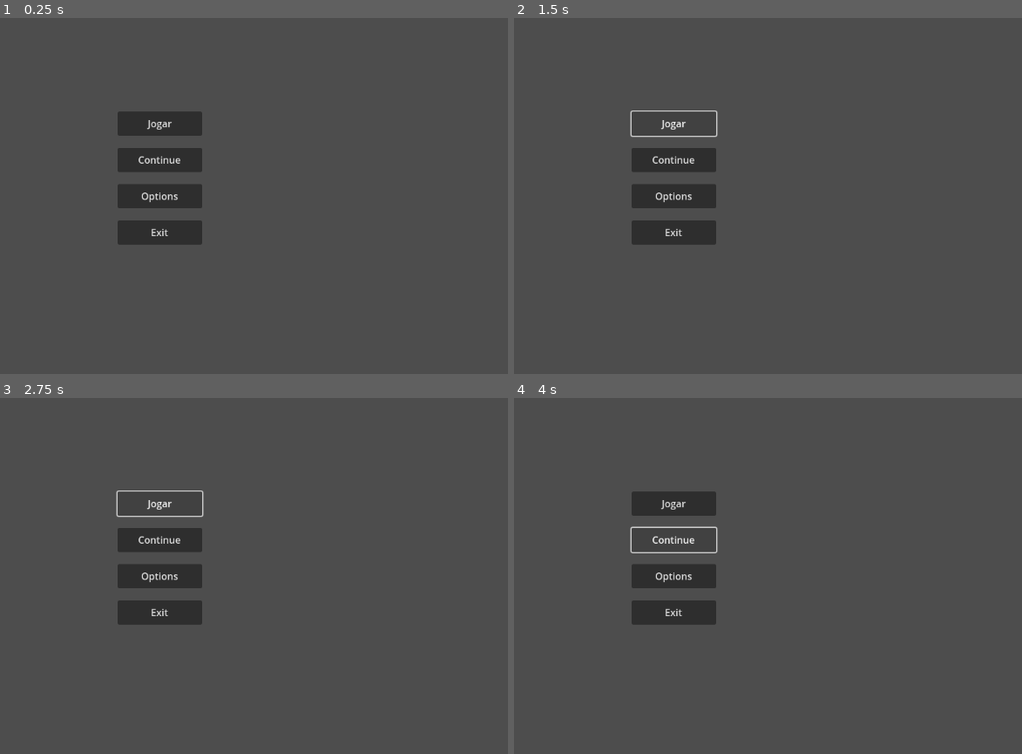
Above: before the commit, frames 1-4 (two rows, left to right).
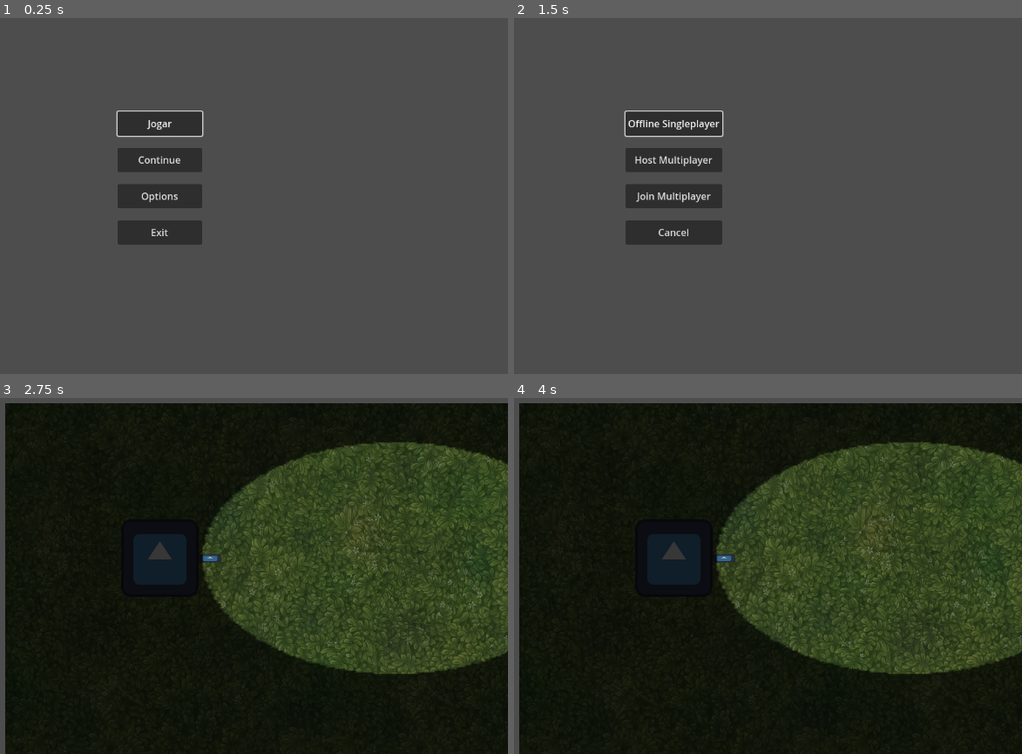
Above: after the commit, the same moments.

Repository: 98PASS/Multiplayer2D-Arena
Game: Godot game, scene res://Menus/Principal/MainMenu.tscn
Same seed, same stepped clock (60 frames per second), same inputs: the game is played once before the commit and once after it. The engine's default icon, where the game draws it, is replaced by a stand-in: a white triangle on a blue panel in a dark square.
Inputs (mouse positions are in pixels of both pictures, inside the frame that each line leads up to):
- Up to frame 1 (0.25 s): no input
- Up to frame 2 (1.5 s): click "Options" at 0.5 s; click "Jogar" at 1.25 s
- Up to frame 3 (2.75 s): click (157, 504) at 2 s, where only the run after the commit has a clickable "Offline Singleplayer"
- Up to frame 4 (4 s): click (671, 504) at 2.75 s, where only the run before the commit has a clickable "Jogar"; click (671, 540) at 3.5 s, where only the run before the commit has a clickable "Continue"

The runs differ from the first frame. In frame 1, 0.2% of the frame differs, in the area x 22-41%, y 25-34%; in frame 2, 1.3%; in frame 3, 97%; in frame 4, 97%, in the area x 1-100%, y 1-100%.

Commit message:
Upgrade No Player, Iluminação e Sistemas de Armas

Diff:
--- a/Cenarios/Jardim/Jardim.tscn
+++ /dev/null
@@ -1,11 +0,0 @@
-[gd_scene load_steps=2 format=3 uid="uid://4r3btt43ner3"]
-
-[ext_resource type="Script" uid="uid://b56ebcvbtrhep" path="res://Cenarios/Jardim/jardim.gd" id="1_nipn4"]
-
-[node name="Jardim" type="Node2D"]
-script = ExtResource("1_nipn4")
-
-[node name="Players" type="Node" parent="."]
-unique_name_in_owner = true
-
-[node name="Zones" type="Node" parent="."]
--- /dev/null
+++ b/GameComposition/Cenas e Níveis/Jardim/Jardim.tscn
@@ -0,0 +1,74 @@
+[gd_scene load_steps=5 format=3 uid="uid://4r3btt43ner3"]
+
+[ext_resource type="Script" uid="uid://b56ebcvbtrhep" path="res://GameComposition/Cenas e Níveis/Jardim/jardim.gd" id="1_nipn4"]
+[ext_resource type="Texture2D" uid="uid://7oeqqvyc2x0s" path="res://GameComposition/Arte/Textures/grass_01.png" id="2_vi4bl"]
+[ext_resource type="Texture2D" uid="uid://bbkd1mvunx4w3" path="res://icon.svg" id="3_mdeew"]
+
+[sub_resource type="OccluderPolygon2D" id="OccluderPolygon2D_a15gj"]
+polygon = PackedVector2Array(-56, -61.44, 56, -61.44, 56, 60.16, -52, 60.16)
+
+[node name="Jardim" type="Node2D"]
+script = ExtResource("1_nipn4")
+
+[node name="Players" type="Node" parent="."]
+unique_name_in_owner = true
+
+[node name="Zones" type="Node" parent="."]
+
+[node name="TextureRect" type="TextureRect" parent="."]
+anchors_preset = 15
+anchor_right = 1.0
+anchor_bottom = 1.0
+offset_left = -256.0
+offset_top = -256.0
+offset_right = 1492.0
+offset_bottom = 968.0
+grow_horizontal = 2
+grow_vertical = 2
+size_flags_horizontal = 3
+size_flags_vertical = 3
+texture = ExtResource("2_vi4bl")
+stretch_mode = 1
+
+[node name="CanvasModulate" type="CanvasModulate" parent="."]
+color = Color(0.215902, 0.215902, 0.215902, 1)
+
+[node name="Obstáculo" type="StaticBody2D" parent="."]
+position = Vector2(351, 468)
+scale = Vector2(0.5, 0.78125)
+
+[node name="CollisionPolygon2D" type="CollisionPolygon2D" parent="Obstáculo"]
+polygon = PackedVector2Array(59.1, -64, -59, -64, -63.8, -59, -64, 61, -60.3, 64, 59.6, 64, 63.9, 59, 64, -61.1)
+
+[node name="Icon" type="Sprite2D" parent="Obstáculo"]
+texture = ExtResource("3_mdeew")
+
+[node name="LightOccluder2D" type="LightOccluder2D" parent="Obstáculo"]
+occluder = SubResource("OccluderPolygon2D_a15gj")
+
+[node name="Obstáculo2" type="StaticBody2D" parent="."]
+position = Vector2(496, 467)
+scale = Vector2(0.5, 0.78125)
+
+[node name="CollisionPolygon2D" type="CollisionPolygon2D" parent="Obstáculo2"]
+polygon = PackedVector2Array(59.1, -64, -59, -64, -63.8, -59, -64, 61, -60.3, 64, 59.6, 64, 63.9, 59, 64, -61.1)
+
+[node name="Icon" type="Sprite2D" parent="Obstáculo2"]
+texture = ExtResource("3_mdeew")
+
+[node name="LightOccluder2D" type="LightOccluder2D" parent="Obstáculo2"]
+occluder = SubResource("OccluderPolygon2D_a15gj")
+
+[node name="Obstáculo3" type="StaticBody2D" parent="."]
+position = Vector2(709, 477)
+rotation = 0.680565
+scale = Vector2(0.5, 0.78125)
+
+[node name="CollisionPolygon2D" type="CollisionPolygon2D" parent="Obstáculo3"]
+polygon = PackedVector2Array(59.1, -64, -59, -64, -63.8, -59, -64, 61, -60.3, 64, 59.6, 64, 63.9, 59, 64, -61.1)
+
+[node name="Icon" type="Sprite2D" parent="Obstáculo3"]
+texture = ExtResource("3_mdeew")
+
+[node name="LightOccluder2D" type="LightOccluder2D" parent="Obstáculo3"]
+occluder = SubResource("OccluderPolygon2D_a15gj")
--- /dev/null
+++ b/GameComposition/Som/GlobalAudio.tscn
@@ -0,0 +1,6 @@
+[gd_scene load_steps=2 format=3 uid="uid://wl7obqtr6ur3"]
+
+[ext_resource type="AudioStream" uid="uid://ck4k1k31movpi" path="res://GameComposition/Som/MenuSelection.wav" id="1_uqb1x"]
+
+[node name="GlobalAudio" type="AudioStreamPlayer"]
+stream = ExtResource("1_uqb1x")
--- /dev/null
+++ b/Menus/Network/Netplay.tscn
@@ -0,0 +1,51 @@
+[gd_scene load_steps=2 format=3 uid="uid://cendrc5eor65o"]
+
+[ext_resource type="Script" uid="uid://dgnvnspihoatj" path="res://Menus/Network/netplay.gd" id="1_ew7x7"]
+
+[node name="Netplay" type="Control"]
+layout_mode = 3
+anchors_preset = 15
+anchor_right = 1.0
+anchor_bottom = 1.0
+grow_horizontal = 2
+grow_vertical = 2
+size_flags_horizontal = 3
+size_flags_vertical = 3
+script = ExtResource("1_ew7x7")
+
+[node name="VBoxContainer" type="VBoxContainer" parent="."]
+layout_mode = 1
+anchors_preset = 13
+anchor_left = 0.5
+anchor_right = 0.5
+anchor_bottom = 1.0
+grow_horizontal = 2
+grow_vertical = 2
+theme_override_constants/separation = 20
+alignment = 1
+
+[node name="Button_Offline" type="Button" parent="VBoxContainer"]
+custom_minimum_size = Vector2(140, 40)
+layout_mode = 2
+text = "Offline Singleplayer"
+
+[node name="Button_Host" type="Button" parent="VBoxContainer"]
+custom_minimum_size = Vector2(140, 40)
+layout_mode = 2
+text = "Host Multiplayer"
+
+[node name="Button_Join" type="Button" parent="VBoxContainer"]
+custom_minimum_size = Vector2(140, 40)
+layout_mode = 2
+text = "Join Multiplayer"
+
+[node name="Button_Cancel" type="Button" parent="VBoxContainer"]
+custom_minimum_size = Vector2(140, 40)
+layout_mode = 2
+text = "Cancel
+"
+
+[connection signal="pressed" from="VBoxContainer/Button_Offline" to="." method="_on_button_offline_pressed"]
+[connection signal="pressed" from="VBoxContainer/Button_Host" to="." method="_on_button_host_pressed"]
+[connection signal="pressed" from="VBoxContainer/Button_Join" to="." method="_on_button_join_pressed"]
+[connection signal="pressed" from="VBoxContainer/Button_Cancel" to="." method="_on_button_cancel_pressed"]
--- /dev/null
+++ b/Menus/Network/netplay.gd
@@ -0,0 +1,20 @@
+extends Control
+@onready var button_offline: Button = $VBoxContainer/Button_Offline
+
+func _ready() -> void:
+	button_offline.grab_focus()
+
+func _on_button_offline_pressed() -> void:
+	get_tree().change_scene_to_file("res://GameComposition/Cenas e Níveis/Jardim/Jardim.tscn")
+
+
+func _on_button_host_pressed() -> void:
+	pass # Replace with function body.
+
+
+func _on_button_join_pressed() -> void:
+	pass # Replace with function body.
+
+
+func _on_button_cancel_pressed() -> void:
+	get_tree().change_scene_to_file("res://Menus/Principal/MainMenu.tscn")
--- a/Menus/Principal/MainMenu.tscn
+++ b/Menus/Principal/MainMenu.tscn
@@ -21,6 +21,7 @@
 anchor_bottom = 1.0
 grow_horizontal = 2
 grow_vertical = 2
+focus_mode = 2
 theme_override_constants/separation = 20
 alignment = 1
 
--- a/Menus/Principal/main_menu.gd
+++ b/Menus/Principal/main_menu.gd
@@ -1,8 +1,13 @@
 extends Control
+@onready var button_play: Button = $VBoxContainer/Button_Play
 
+func _ready() -> void:
+	button_play.grab_focus()
+	for child in $VBoxContainer.get_children():
+		child.connect('pressed',_click_sound)
 
 func _on_button_play_pressed() -> void:
-	pass # Replace with function body.
+	get_tree().change_scene_to_file("res://Menus/Network/Netplay.tscn")
 
 
 func _on_button_continue_pressed() -> void:
@@ -15,3 +20,6 @@
 
 func _on_button_exit_pressed() -> void:
 	get_tree().quit()
+
+func _click_sound()->void:
+	GlobalAudio.play()
--- a/Player/Player2D.tscn
+++ b/Player/Player2D.tscn
@@ -1,7 +1,35 @@
-[gd_scene load_steps=5 format=3 uid="uid://y50dnebor3f0"]
+[gd_scene load_steps=8 format=3 uid="uid://y50dnebor3f0"]
 
 [ext_resource type="Script" uid="uid://dfa7cau2mc0gi" path="res://Player/player_2d.gd" id="1_3t0ph"]
 [ext_resource type="Texture2D" uid="uid://bbkd1mvunx4w3" path="res://icon.svg" id="2_72vrr"]
+[ext_resource type="Texture2D" uid="uid://jebpy73q7kjx" path="res://GameComposition/Arte/Textures/FlashLight_LightB.png" id="3_72vrr"]
+[ext_resource type="AudioStream" uid="uid://5q6rb5n7d3gh" path="res://GameComposition/Som/Weapons/pistol.wav" id="3_r5ttc"]
+
+[sub_resource type="GDScript" id="GDScript_72vrr"]
+script/source = "extends Node2D
+const bullet_scene = preload(\"res://Player/Weapons/Pistol/PistolBullet.tscn\")
+@onready var weapon_sounds: AudioStreamPlayer2D = $WeaponSounds
+var in_cooldown = false
+var cooldown_time = .75
+@onready var timer: Timer = $Timer
+
+func _ready() -> void:
+	timer.wait_time = cooldown_time
+	timer.connect('timeout',_timer_done)
+
+func fire():
+	if not in_cooldown:
+		in_cooldown = true
+		var bullet_instance = bullet_scene.instantiate()
+		bullet_instance.global_position = global_position
+		bullet_instance.rotation = global_rotation
+		get_tree().root.add_child(bullet_instance)
+		weapon_sounds.play()
+		timer.start()
+
+func _timer_done():
+	in_cooldown=false
+"
 
 [sub_resource type="RectangleShape2D" id="RectangleShape2D_r5ttc"]
 size = Vector2(100, 100)
@@ -20,11 +48,38 @@
 
 [node name="Player2d" type="CharacterBody2D"]
 script = ExtResource("1_3t0ph")
+weight = 0.05
+
+[node name="WeaponSlot" type="Node2D" parent="."]
+unique_name_in_owner = true
+z_index = 1
+position = Vector2(103, 0)
+scale = Vector2(1, 1)
+script = SubResource("GDScript_72vrr")
+
+[node name="Sprite2D" type="Sprite2D" parent="WeaponSlot"]
+position = Vector2(-20.0799, 0.280051)
+scale = Vector2(0.280001, 0.0981258)
+texture = ExtResource("2_72vrr")
+
+[node name="WeaponSounds" type="AudioStreamPlayer2D" parent="WeaponSlot"]
+stream = ExtResource("3_r5ttc")
+
+[node name="Timer" type="Timer" parent="WeaponSlot"]
+
+[node name="FlashLight" type="PointLight2D" parent="."]
+unique_name_in_owner = true
+position = Vector2(70, 0)
+scale = Vector2(5, 3)
+energy = 0.5
+shadow_enabled = true
+texture = ExtResource("3_72vrr")
+offset = Vector2(64, 0)
 
 [node name="Sprite2D" type="Sprite2D" parent="."]
 texture = ExtResource("2_72vrr")
 
-[node name="CollisionShape2D" type="CollisionShape2D" parent="."]
+[node name="BodyColision" type="CollisionShape2D" parent="."]
 shape = SubResource("RectangleShape2D_r5ttc")
 
 [node name="Camera2D" type="Camera2D" parent="."]
--- /dev/null
+++ b/Player/Weapons/Pistol/PistolBullet.tscn
@@ -0,0 +1,19 @@
+[gd_scene load_steps=3 format=3 uid="uid://qr5hjryygom0"]
+
+[ext_resource type="Texture2D" uid="uid://bbkd1mvunx4w3" path="res://icon.svg" id="1_hi7rx"]
+
+[sub_resource type="GDScript" id="GDScript_hi7rx"]
+script/source = "extends Node2D
+
+var speed = 3000
+
+func _physics_process(delta: float) -> void:
+	position+=transform.x*speed*delta
+"
+
+[node name="PistolBullet" type="Node2D"]
+script = SubResource("GDScript_hi7rx")
+
+[node name="Icon" type="Sprite2D" parent="."]
+scale = Vector2(0.2, 0.05)
+texture = ExtResource("1_hi7rx")
--- a/Player/player_2d.gd
+++ b/Player/player_2d.gd
@@ -1,11 +1,27 @@
 extends CharacterBody2D
 
 #@export var vision_range : float = 1000
-const SPEED = 300.0
-const JUMP_VELOCITY = -400.0
+@export var SPEED = 150.0
+@onready var flashlight: PointLight2D = %FlashLight
+@onready var weapon_slot: Node2D = %WeaponSlot
+@export var weight :=.5
+const item_distance := 80
+
+func _physics_process(delta: float) -> void:
+	var move_direction := Vector2(Input.get_axis("Analog_L_Left", "Analog_L_Right"),Input.get_axis('Analog_L_Up','Analog_L_Down')).normalized()
+	var aim_direction := Vector2(Input.get_axis("Analog_R_Left", "Analog_R_Right"),Input.get_axis('Analog_R_Up','Analog_R_Down')).normalized()
+
+	if aim_direction:
+		rotation = lerp_angle(rotation,aim_direction.angle(),weight)
+		#flashlight.rotation = aim_direction.angle()
+		#flashlight.position = aim_direction*item_distance
+		#weapon_slot.rotation = aim_direction.angle()
+		#weapon_slot.position = aim_direction*item_distance
 
 
-func _physics_process(delta: float) -> void:
-	var direction := Vector2 (Input.get_axis("ui_left", "ui_right"),Input.get_axis('ui_up','ui_down'))
-	velocity = direction * SPEED
+	velocity = move_direction * SPEED
 	move_and_slide()
+
+func _process(delta: float) -> void:
+	if Input.is_action_pressed("Trigger_R"):
+		%WeaponSlot.fire()
--- /dev/null
+++ b/Themes/TemaPadrão.tres
@@ -0,0 +1,3 @@
+[gd_resource type="Theme" format=3 uid="uid://dexwk8msrawix"]
+
+[resource]
--- a/project.godot
+++ b/project.godot
@@ -16,8 +16,19 @@
 config/features=PackedStringArray("4.4", "GL Compatibility")
 config/icon="res://icon.svg"
 
+[autoload]
+
+GlobalAudio="*res://GameComposition/Som/GlobalAudio.tscn"
+
 [input]
 
+ui_accept={
+"deadzone": 0.5,
+"events": [Object(InputEventKey,"resource_local_to_scene":false,"resource_name":"","device":0,"window_id":0,"alt_pressed":false,"shift_pressed":false,"ctrl_pressed":false,"meta_pressed":false,"pressed":false,"keycode":4194309,"physical_keycode":0,"key_label":0,"unicode":0,"location":0,"echo":false,"script":null)
+, Object(InputEventKey,"resource_local_to_scene":false,"resource_name":"","device":0,"window_id":0,"alt_pressed":false,"shift_pressed":false,"ctrl_pressed":false,"meta_pressed":false,"pressed":false,"keycode":4194310,"physical_keycode":0,"key_label":0,"unicode":0,"location":0,"echo":false,"script":null)
+, Object(InputEventJoypadButton,"resource_local_to_scene":false,"resource_name":"","device":-1,"button_index":0,"pressure":0.0,"pressed":true,"script":null)
+]
+}
 Camera_Zoom_Out={
 "deadzone": 0.2,
 "events": [Object(InputEventJoypadButton,"resource_local_to_scene":false,"resource_name":"","device":-1,"button_index":11,"pressure":0.0,"pressed":true,"script":null)
@@ -28,6 +39,51 @@
 "events": [Object(InputEventJoypadButton,"resource_local_to_scene":false,"resource_name":"","device":-1,"button_index":12,"pressure":0.0,"pressed":true,"script":null)
 ]
 }
+Analog_L_Left={
+"deadzone": 0.2,
+"events": [Object(InputEventJoypadMotion,"resource_local_to_scene":false,"resource_name":"","device":-1,"axis":0,"axis_value":-1.0,"script":null)
+]
+}
+Analog_L_Right={
+"deadzone": 0.2,
+"events": [Object(InputEventJoypadMotion,"resource_local_to_scene":false,"resource_name":"","device":-1,"axis":0,"axis_value":1.0,"script":null)
+]
+}
+Analog_L_Up={
+"deadzone": 0.2,
+"events": [Object(InputEventJoypadMotion,"resource_local_to_scene":false,"resource_name":"","device":-1,"axis":1,"axis_value":-1.0,"script":null)
+]
+}
+Analog_L_Down={
+"deadzone": 0.2,
+"events": [Object(InputEventJoypadMotion,"resource_local_to_scene":false,"resource_name":"","device":-1,"axis":1,"axis_value":1.0,"script":null)
+]
+}
+Analog_R_Left={
+"deadzone": 0.2,
+"events": [Object(InputEventJoypadMotion,"resource_local_to_scene":false,"resource_name":"","device":-1,"axis":2,"axis_value":-1.0,"script":null)
+]
+}
+Analog_R_Right={
+"deadzone": 0.2,
+"events": [Object(InputEventJoypadMotion,"resource_local_to_scene":false,"resource_name":"","device":-1,"axis":2,"axis_value":1.0,"script":null)
+]
+}
+Analog_R_Up={
+"deadzone": 0.2,
+"events": [Object(InputEventJoypadMotion,"resource_local_to_scene":false,"resource_name":"","device":-1,"axis":3,"axis_value":-1.0,"script":null)
+]
+}
+Analog_R_Down={
+"deadzone": 0.2,
+"events": [Object(InputEventJoypadMotion,"resource_local_to_scene":false,"resource_name":"","device":-1,"axis":3,"axis_value":1.0,"script":null)
+]
+}
+Trigger_R={
+"deadzone": 0.2,
+"events": [Object(InputEventJoypadMotion,"resource_local_to_scene":false,"resource_name":"","device":-1,"axis":5,"axis_value":1.0,"script":null)
+]
+}
 
 [rendering]
 
Not shown, added: GameComposition/Arte/Textures/FlashLight_Light.png.import
Binary file added: GameComposition/Arte/Textures/FlashLight_LightB.png
Not shown, added: GameComposition/Arte/Textures/FlashLight_LightB.png.import
Binary file added: GameComposition/Arte/Textures/grass_01.png
Not shown, added: GameComposition/Arte/Textures/grass_01.png.import
Renamed: Cenarios/Jardim/jardim.gd -> GameComposition/Cenas e Níveis/Jardim/jardim.gd
Renamed: Cenarios/Jardim/jardim.gd.uid -> GameComposition/Cenas e Níveis/Jardim/jardim.gd.uid
Not shown, added: GameComposition/Som/MenuSelection.wav.import
Not shown, added: GameComposition/Som/Weapons/cg1.wav.import
Not shown, added: GameComposition/Som/Weapons/pistol.wav.import
Not shown, added: GameComposition/Som/Weapons/rifle.wav.import
Not shown, added: GameComposition/Som/Weapons/shotgun.wav.import
(and 6 more such lines)
